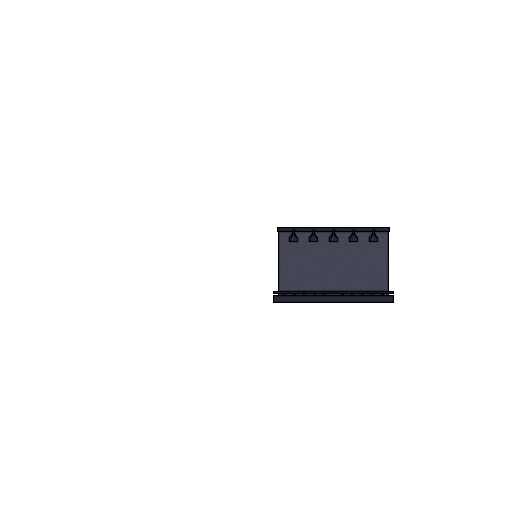
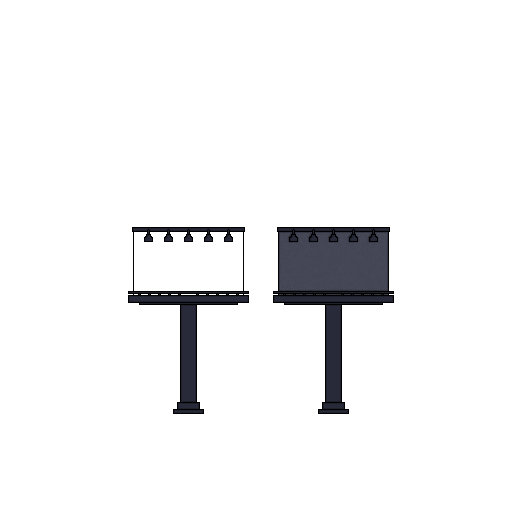
Layered file, before and after one edit (512px x 512px). Changes by layer:
added layer "Layer 3 copy" above "Layer 4" over [128, 227, 249, 414]
renamed "Layer 2" to "Layer 3", painted on it over [284, 303, 383, 414]
